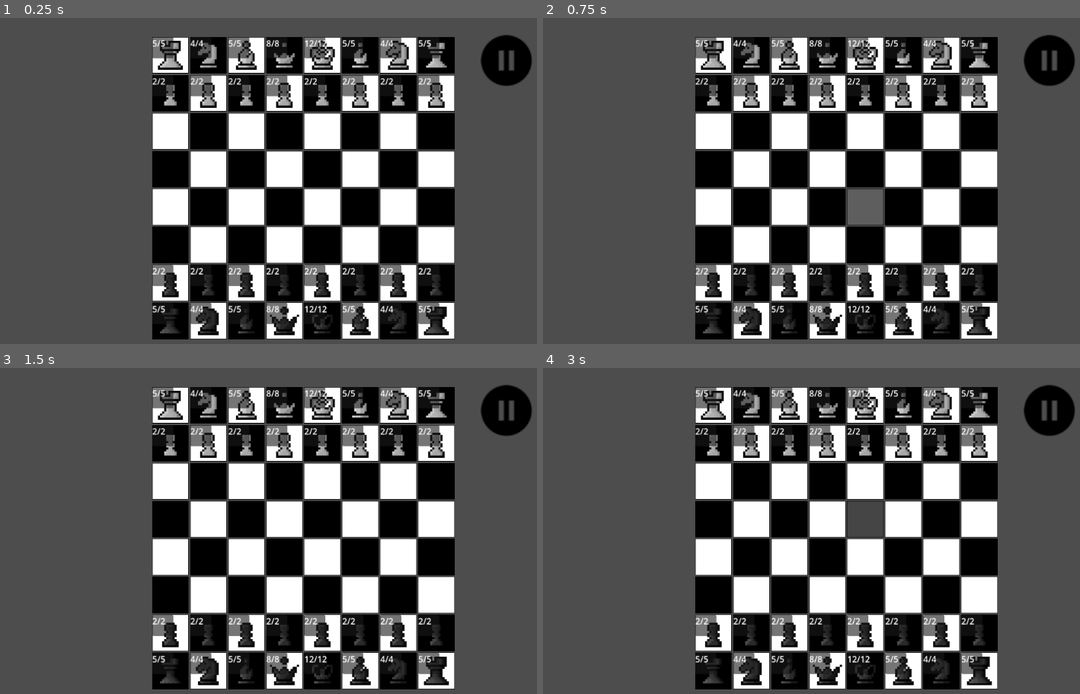
Above: before the commit, frames 1-4 (two rows, left to right).
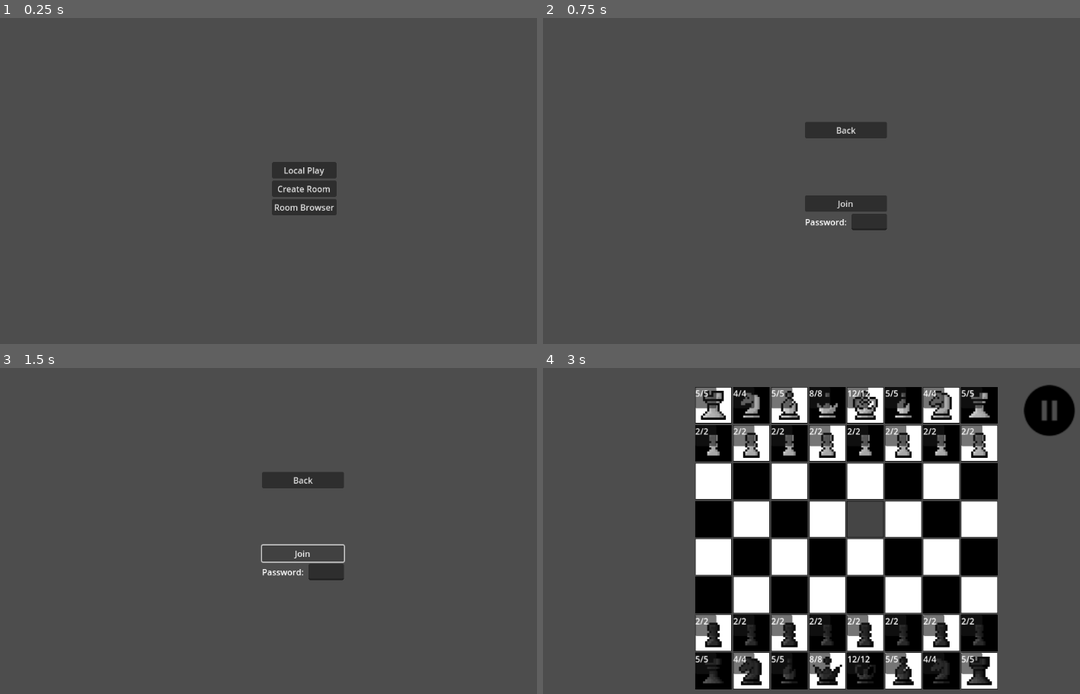
Above: after the commit, the same moments.

Repository: aiden10/chess2
Game: Godot game, scene res://scenes/pages/main_menu.tscn
The game is run twice, just before and just after one commit, with the same random seed, the same clock (stepped at 60 frames per second) and the same inputs. Before the commit the project starts from res://scenes/main.tscn.
Inputs (mouse positions are in pixels of both pictures, inside the frame that each line leads up to):
- Up to frame 1 (0.25 s): no input
- Up to frame 2 (0.75 s): click (849, 207) at 0.5 s, where only the run after the commit has a clickable "Room Browser"
- Up to frame 3 (1.5 s): click (300, 553) at 1.25 s, where only the run after the commit has a clickable "Join"
- Up to frame 4 (3 s): click (843, 478) at 2 s, where only the run after the commit has a clickable "Back"; click (849, 521) at 2.75 s, where only the run after the commit has a clickable "Local Play"

The runs differ from the first frame. In frame 1, 49% of the frame differs, in the area x 28-100%, y 5-99%; in frame 2, 49%; in frame 3, 49%; in frame 4, nothing differs.

Commit message:
working multiplayer

Diff:
--- a/classes/Ability.gd
+++ b/classes/Ability.gd
@@ -5,6 +5,7 @@
 var name: String
 var description: String
 var cooldown: int
+var cooldown_duration: int
 var used: bool
 
 # Abstract methods that child classes must implement
@@ -19,5 +20,8 @@
 	return (pos.x >= 0 and pos.x < BoardState.COLS and
 			pos.y >= 0 and pos.y < BoardState.ROWS)
 
+func reset_cooldown() -> void:
+	cooldown = cooldown_duration
+
 func _to_string() -> String:
 	return name
--- a/classes/Piece.gd
+++ b/classes/Piece.gd
@@ -53,6 +53,7 @@
 	var passive_name = passive.name if passive != null else null
 	var primary_name = primary.name if primary != null else null
 	var ultimate_name = ultimate.name if ultimate != null else null
+	var reverse = self.reversed if type == PieceType.PAWN else false
 	return {
 		"position_x": position.x,
 		"position_y": position.y,
@@ -60,5 +61,8 @@
 		"type": type,
 		"passive_name": passive_name,
 		"primary_name": primary_name,
-		"ultimate_name": ultimate_name
+		"ultimate_name": ultimate_name,
+		"has_moved": has_moved,
+		"health": health,
+		"reversed": reverse
  	}
--- a/classes/abilities/BarricadeAbility.gd
+++ b/classes/abilities/BarricadeAbility.gd
@@ -5,6 +5,7 @@
 	sprite = AbilityInfo.barricade_sprite
 	name = AbilityInfo.barricade_name
 	description = AbilityInfo.barricade_description
+	cooldown_duration = AbilityInfo.barricade_cooldown
 	cooldown = 0
 
 ## Basing the position off of the selected piece because in order to use an ability
@@ -40,4 +41,4 @@
 	var wall = Wall.new(GameState.selected_piece.color) ## Make the wall the same color as its creator
 	wall.position = Vector2i(row, col)
 	BoardState.board[row][col] = wall
-	cooldown = AbilityInfo.barricade_cooldown
+	reset_cooldown()
--- a/classes/abilities/BuckAbility.gd
+++ b/classes/abilities/BuckAbility.gd
@@ -6,6 +6,7 @@
 	name = AbilityInfo.buck_name
 	description = AbilityInfo.buck_description
 	cooldown = 0
+	cooldown_duration = AbilityInfo.buck_cooldown
 
 ## Basing the position off of the selected piece because in order to use an ability
 ## you need to have that piece selected
@@ -27,4 +28,4 @@
 		var dead = target.take_damage(AbilityInfo.buck_damage)
 		if dead:
 			BoardState.board[row][col] = null
-		cooldown = AbilityInfo.buck_cooldown
+		reset_cooldown()
--- a/classes/abilities/HealAbility.gd
+++ b/classes/abilities/HealAbility.gd
@@ -5,6 +5,7 @@
 	sprite = AbilityInfo.heal_sprite
 	name = AbilityInfo.heal_name
 	description = AbilityInfo.heal_description
+	cooldown_duration = AbilityInfo.heal_cooldown
 	cooldown = 0
 
 ## Basing the position off of the selected piece because in order to use an ability
@@ -28,4 +29,4 @@
 	var target = BoardState.board[row][col]
 	if target:
 		target.health = min(target.health + 2, target.max_health)
-		cooldown = AbilityInfo.heal_cooldown
+		reset_cooldown()
--- a/classes/abilities/InspireAbility.gd
+++ b/classes/abilities/InspireAbility.gd
@@ -5,6 +5,7 @@
 	sprite = AbilityInfo.inspire_sprite
 	name = AbilityInfo.inspire_name
 	description = AbilityInfo.inspire_description
+	cooldown_duration = AbilityInfo.inspire_cooldown
 	cooldown = 0
 
 ## Basing the position off of the selected piece because in order to use an ability
@@ -26,4 +27,4 @@
 	var target: Piece = BoardState.board[row][col]
 	if target:
 		target.primary.cooldown = 0
-		cooldown = AbilityInfo.inspire_cooldown
+		reset_cooldown()
--- a/classes/abilities/ReverseAbility.gd
+++ b/classes/abilities/ReverseAbility.gd
@@ -5,6 +5,7 @@
 	sprite = AbilityInfo.reverse_sprite
 	name = AbilityInfo.reverse_name
 	description = AbilityInfo.reverse_description
+	cooldown_duration = AbilityInfo.reverse_cooldown
 	cooldown = 0
 
 ## Basing the position off of the selected piece because in order to use an ability
@@ -18,4 +19,4 @@
 	if target:
 		if target.type == Piece.PieceType.PAWN:
 			target.reversed = not target.reversed
-			cooldown = AbilityInfo.reverse_cooldown
+			reset_cooldown()
--- a/classes/abilities/SwapAbility.gd
+++ b/classes/abilities/SwapAbility.gd
@@ -5,6 +5,7 @@
 	sprite = AbilityInfo.swap_sprite
 	name = AbilityInfo.swap_name
 	description = AbilityInfo.swap_description
+	cooldown_duration = AbilityInfo.swap_cooldown
 	cooldown = 0
 
 ## Basing the position off of the selected piece because in order to use an ability
@@ -30,5 +31,4 @@
 		BoardState.board[GameState.selected_piece.position.x][GameState.selected_piece.position.y] = target
 		target.position = GameState.selected_piece.position
 		GameState.selected_piece.position = temp
-
-		cooldown = AbilityInfo.swap_cooldown
+		reset_cooldown()
--- a/globals/event_bus.gd
+++ b/globals/event_bus.gd
@@ -4,6 +4,7 @@
 signal ability_selected
 signal game_won(winner_color)
 signal turn_ended()
+signal turn_started()
 signal tile_clicked(other_piece, row, col)
 signal tile_entered(other_piece, row, col)
 signal tile_exited()
--- a/globals/network_manager.gd
+++ b/globals/network_manager.gd
@@ -12,16 +12,24 @@
 
 func serialize_game_state() -> Dictionary:
 	var ability_type = ""
-	if GameState.selected_ability in Abilities.white_ultimate_abilities.values() + Abilities.black_ultimate_abilities.values():
-		ability_type = "ultimate"
-	else:
-		ability_type = "primary"
+	var used_ability_name = GameState.used_ability_name
+
+	## Ability used
+	if used_ability_name != null:
+
+		## Reset after an ability was used
+		GameState.used_ability_name = null
+
+		if used_ability_name in Abilities.black_ultimate_abilities.keys() + Abilities.white_ultimate_abilities.keys():
+			ability_type = "ultimate"
+		else:
+			ability_type = "primary"
+
 	return {
-		"selected_x": GameState.selected_piece.position.x,
-		"selected_y": GameState.selected_piece.position.y,
 		"ability_type": ability_type,
+		"used_ability_name": used_ability_name,
 		"turn": GameState.turn
-		}
+	}
 
 func serialize_board_state() -> Dictionary:
 	var serialized_board = []
@@ -43,25 +51,20 @@
 
 func deserialize_game_state(game_state: Dictionary):
 	GameState.turn = game_state["turn"]
-	var x = game_state["selected_x"]
-	var y = game_state["selected_y"]
-	print("selected tile: (", x, ", ", y, ")", " Player: ", GameState.player_color)
 	var ability_type = game_state["ability_type"]
-	var piece: Piece = BoardState.board[x][y]
-	GameState.selected_piece = piece
-	if piece:
+	var used_ability_name = game_state["used_ability_name"]
+	print(game_state)
+	if used_ability_name != null and ability_type != "":
+		var ability_dict
 		if ability_type == "primary":
-			GameState.selected_ability = piece.primary
+			ability_dict = Abilities.black_abilities if GameState.player_color == 0 else Abilities.white_abilities
 		else:
-			GameState.selected_ability = piece.ultimate
-	else:
-		GameState.selected_ability = null
+			ability_dict = Abilities.black_ultimate_abilities if GameState.player_color == 0 else Abilities.white_ultimate_abilities
 
-	## Redraw board
-	EventBus.piece_selected.emit()
-	EventBus.ability_selected.emit()
+		ability_dict[used_ability_name].reset_cooldown()
 
 func deserialize_board_state(board_state: Dictionary):
+	GameState.selected_piece = null
 	var board = board_state["board_state"]
 	BoardFunctions.reset_board()
 	for row in board.size():
@@ -74,16 +77,24 @@
 				var piece_type = piece_data["type"]
 				var piece_color = piece_data["color"]
 				var piece_position = Vector2i(piece_data["position_x"], piece_data["position_y"])
+				var piece_has_moved = piece_data["has_moved"]
 				var piece_primary_name = piece_data["primary_name"]
 				var piece_passive_name = piece_data["passive_name"]
 				var piece_ultimate_name = piece_data["ultimate_name"]
+				var piece_health = piece_data["health"]
+				var piece_reversed = piece_data["reversed"]
+				new_piece = Constants.pieces_dict[int(piece_type)].new(piece_color)
+				new_piece.position = piece_position
+				new_piece.has_moved = piece_has_moved
+				new_piece.health = piece_health
+				if piece_type == Piece.PieceType.PAWN:
+					new_piece.reversed = piece_reversed
 				if piece_primary_name:
-					var piece_primary = Abilities.black_abilities[piece_primary_name] if piece_color == 1 else Abilities.white_abilities[piece_primary_name]
+					new_piece.primary = Abilities.black_abilities[piece_primary_name] if piece_color == 1 else Abilities.white_abilities[piece_primary_name]
 				if piece_passive_name:
-					var piece_passive = Abilities.passive_abilities[piece_ultimate_name]
+					new_piece.passive = Abilities.passive_abilities[piece_passive_name]
 				if piece_ultimate_name:
-					var piece_ultimate = Abilities.black_ultimate_abilities[piece_ultimate_name] if piece_color == 1 else Abilities.white_ultimate_abilities[piece_ultimate_name]
-				new_piece = Constants.pieces_dict[int(piece_type)].new(piece_color)
+					new_piece.ultimate = Abilities.black_ultimate_abilities[piece_ultimate_name] if piece_color == 1 else Abilities.white_ultimate_abilities[piece_ultimate_name]
 				BoardState.board[row][col] = new_piece
 
 	## Redraw board
@@ -120,7 +131,7 @@
 	if socket:
 		socket.close()  # This sends a close frame to the server
 		set_process(false)
-		GameState.player_count = 0
+		GameState.players_ready = false
 		GameState.player_color = 0
 		socket = null  # Clear the socket reference
 
@@ -146,24 +157,25 @@
 				match data["type"]:
 					"connected":
 						connection_established.emit(data["color"])
-						GameState.player_count += 1
 						GameState.player_color = data["color"]
 						if data.has("game_state"):
 							state_updated.emit(data["game_state"], data["board_state"])
 
 					"game_start":
-						GameState.player_count += 1
+						GameState.players_ready = true
 						game_started.emit()
 
 					"state_update":
 						state_updated.emit(data["game_state"], data["board_state"])
 
 					"player_disconnected":
-						GameState.player_count -= 1
+						GameState.players_ready = false
 						player_disconnected.emit(data["message"])
 
 					"error":
 						connection_error.emit(data["message"])
+						close_connection()
+						return
 
 		WebSocketPeer.STATE_CLOSED:
 			set_process(false)
--- a/project.godot
+++ b/project.godot
@@ -11,7 +11,7 @@
 [application]
 
 config/name="fe-chess"
-run/main_scene="res://scenes/main.tscn"
+run/main_scene="res://scenes/pages/main_menu.tscn"
 config/features=PackedStringArray("4.3", "Forward Plus")
 config/icon="res://icon.svg"
 
--- a/scripts/action_handler.gd
+++ b/scripts/action_handler.gd
@@ -9,7 +9,7 @@
 
 	## Can't select other pieces in multiplayer to keep it simple and can't select anything until both players join
 	if GameState.is_multiplayer and other_piece:
-		if GameState.player_count < 2:
+		if not GameState.players_ready:
 			print("not two players")
 			return
 
@@ -17,8 +17,10 @@
 	if GameState.selected_ability and GameState.selected_piece and GameState.selected_piece.color == GameState.turn:
 		if Vector2i(row, col) in GameState.selected_ability.valid_tiles():
 			GameState.selected_ability.activate(row, col)
+			GameState.used_ability_name = GameState.selected_ability.name
 			EventBus.turn_ended.emit()
 			return
+
 	GameState.selected_ability = null
 
 	## Basically just toggling the selection
@@ -54,7 +56,7 @@
 func move(other_piece: Piece, row: int, col: int) -> void:
 	if Vector2i(row, col) in GameState.selected_piece.can_move_to():
 		## Can't move enemy pieces
-		if GameState.selected_piece.color != GameState.player_color:
+		if GameState.selected_piece.color != GameState.player_color and GameState.is_multiplayer:
 			return
 		## Update board to the new piece's position
 		BoardState.board[row][col] = GameState.selected_piece
@@ -70,7 +72,7 @@
 	if selected_piece and other_piece:
 		if Vector2i(row, col) in selected_piece.attack_targets():
 			## Can't attack for your enemy's pieces
-			if GameState.selected_piece.color != GameState.player_color:
+			if GameState.selected_piece.color != GameState.player_color and GameState.is_multiplayer:
 				return
 
 			var prev_position = selected_piece.position
--- a/scripts/multiplayer_main.gd
+++ b/scripts/multiplayer_main.gd
@@ -8,7 +8,7 @@
 	NetworkManager.state_updated.connect(_on_state_updated)
 	NetworkManager.game_started.connect(_on_game_started)
 	NetworkManager.player_disconnected.connect(_on_player_disconnected)
-	EventBus.piece_selected.connect(_selection_made)
+	EventBus.turn_started.connect(_selection_made)
 	GameState.is_multiplayer = true
 
 ## When the other player does something
@@ -24,9 +24,6 @@
 
 ## When you do something
 func _selection_made() -> void:
-	print(GameState.selected_piece)
-	if GameState.selected_piece:
-		if GameState.selected_piece.color == GameState.player_color:
-			var game_state = NetworkManager.serialize_game_state()
-			var board_state = NetworkManager.serialize_board_state()
-			NetworkManager.send_game_state(game_state, board_state)
+	var board_state = NetworkManager.serialize_board_state()
+	var game_state = NetworkManager.serialize_game_state()
+	NetworkManager.send_game_state(game_state, board_state)
--- a/scripts/turn_handler.gd
+++ b/scripts/turn_handler.gd
@@ -23,6 +23,7 @@
 	for ability in abilities:
 		if ability.cooldown > 0:
 			ability.cooldown -= 1
+	EventBus.turn_started.emit()
 
 ## What happens at the end of each turn
 func end_turn() -> void:
--- a/scripts/ui/ability_card.gd
+++ b/scripts/ui/ability_card.gd
@@ -45,9 +45,9 @@
 		EventBus.ability_selected.emit()
 
 func _draw() -> void:
-
-	## This should never be null because this will only be called when a piece is selected
 	var selected_piece: Piece = GameState.selected_piece
+	if selected_piece == null:
+		return
 
 	## Walls don't have abilities so don't show any abilities
 	if selected_piece.type == Piece.PieceType.WALL:
--- a/scripts/ui/pages/room_browser.gd
+++ b/scripts/ui/pages/room_browser.gd
@@ -39,6 +39,7 @@
 	var result: bool = NetworkManager.connect_to_room(room_name, password)
 	if not result:
 		print("Invalid password")
+		NetworkManager.close_connection()
 
 func _on_connection_established(player_color: int) -> void:
 	print("Connected as ", player_color)
--- a/states/game_state.gd
+++ b/states/game_state.gd
@@ -2,9 +2,10 @@
 
 var selected_piece: Piece
 var selected_ability: Ability
+var used_ability_name = null
 var turn: int = 0
 var winner: String
 
 var player_color: int
 var is_multiplayer: bool
-var player_count: int = 0
+var players_ready: bool = false
Not shown, changed: todo.txt
